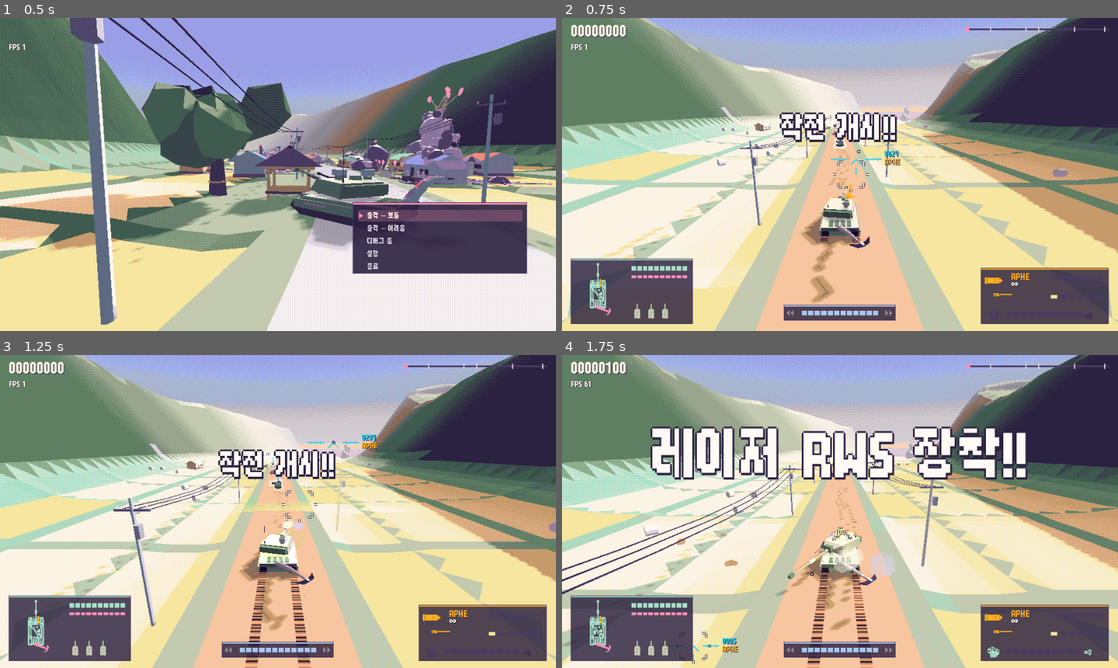
Above: before the commit, frames 1-4 (two rows, left to right).
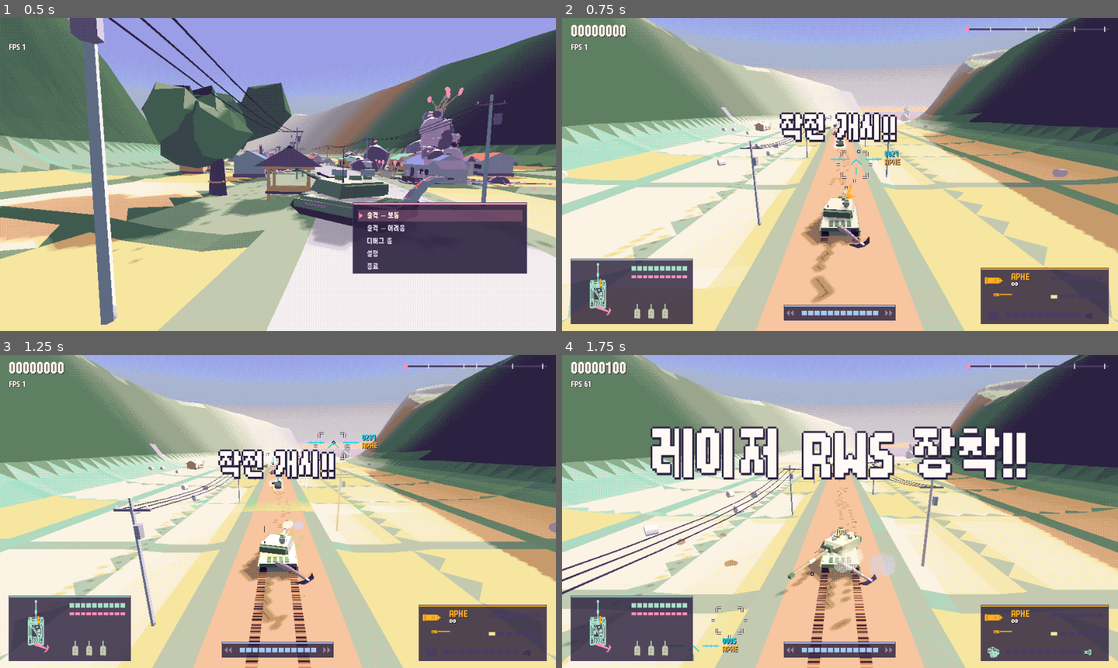
Above: after the commit, the same moments.

Repository: scarf005/orca-class
Game: Godot game, scene res://scenes/main.tscn
Two runs of this game, one before a commit and one after it. Both use one fixed random seed, a clock stepped at 60 frames per second and the inputs below.
Inputs (mouse positions are in pixels of both pictures, inside the frame that each line leads up to):
- Up to frame 1 (0.5 s): no input
- Up to frame 2 (0.75 s): tap Enter (ui_accept) at 0.5 s; drag from (840, 174) to (895, 105) at 0.52 s
- Up to frame 3 (1.25 s): no input
- Up to frame 4 (1.75 s): drag from (728, 527) to (812, 574) at 1.27 s

Frame 1 is identical in both runs. In frame 2, 0.1% of the frame differs, in the area x 48-56%, y 42-56%; in frame 3, 0.1%; in frame 4, 0.1%.

Commit message:
fix: set the near gunsight a share of the way to the far one, tunable in the duel panel
Assisted-by: claude-code:claude-opus-5-5
Co-authored-by: Claude Opus 5.5 <noreply@anthropic.com>

Diff:
--- a/scripts/ui/duel_panel.gd
+++ b/scripts/ui/duel_panel.gd
@@ -29,6 +29,7 @@
 	["Debris smoke life (s)", func() -> float: return Fx.DEBRIS_SMOKE_LIFE, func(v: float) -> void: Fx.DEBRIS_SMOKE_LIFE = v, 0.05, 3.0, 0.05],
 	["Drift nose swing (deg)", func() -> float: return rad_to_deg(Tank.DRIFT_ANGLE), func(v: float) -> void: Tank.DRIFT_ANGLE = deg_to_rad(v), 0.0, 120.0, 1.0],
 	["Gunners aim at tail (share)", func() -> float: return Gunnery.TAIL_CHANCE, func(v: float) -> void: Gunnery.TAIL_CHANCE = v, 0.0, 1.0, 0.05],
+	["Near sight along the barrel (0-1)", func() -> float: return Hud.NEAR_SIGHT, func(v: float) -> void: Hud.NEAR_SIGHT = v, 0.1, 0.95, 0.05],
 	["Hit weight (x)", func() -> float: return Tank.HIT_WEIGHT, func(v: float) -> void: Tank.HIT_WEIGHT = v, 0.0, 3.0, 0.05],
 ]
 var _grid := GridContainer.new()
--- a/scripts/ui/hud.gd
+++ b/scripts/ui/hud.gd
@@ -485,7 +485,7 @@
 	# ranging box close in front of the muzzle and the chevron out at the range the sight rests on.
 	# Lined up over a target, the gun is on it. The mouse only leaves a dot the turret swings toward.
 	var far := p.sight_point()
-	var near := p.model.muzzle.global_position - p.model.barrel.global_basis.z * NEAR_SIGHT
+	var near := p.model.muzzle.global_position.lerp(far, NEAR_SIGHT)
 	_draw_cursor(cursor)
 	if not cam.is_position_behind(near):
 		_draw_near_sight(cam.unproject_position(near) * SCALE, Palette.CREAM)
@@ -568,7 +568,8 @@
 	draw_circle(at, 1.5, Palette.WHITE)
 
 
-const NEAR_SIGHT := 8.0 ## Metres in front of the muzzle the near sight sits.
+## How far along the way from the muzzle to the far sight the near sight sits (tuned live in the duel mode).
+static var NEAR_SIGHT := 0.7
 
 
 ## The near sight: a gunner's ranging box, four corner brackets with a short tick at each side,
